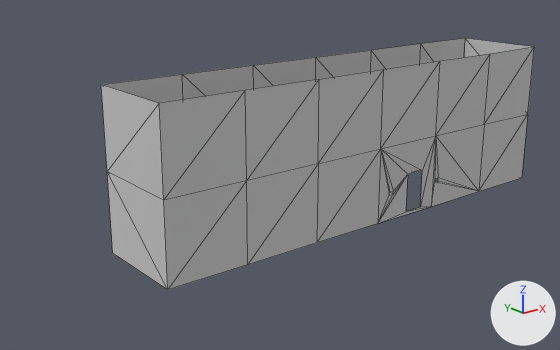
The FBX model unity_sudemon/Assets/Object/1st_wall.FBX, before and after one commit.
Rendered twice from a 50 mm lens placed at (-24.93, -48.72, 14.37), pointed at (-1.35, -19.24, 2.58). Arrows for +X, +Y and +Z are at lower right; the lights stay in place. Mesh edges are drawn as thin lines. Where no turn or scale is listed for an object, it has been applied to the vertices.

Script lines for the objects in view, before the commit:
```python
me_mesh = bpy.data.meshes.new('Mesh')
me_mesh.from_pydata(...)  # 70 vertices, 100 faces; spans x -10.0..15.0, y -22.5..-17.5, z 0.0..8.0
me_mesh.materials.append(mat_08___default)  # its picture is missing
ob_wall = bpy.data.objects.new('wall', me_mesh)
ob_wall.location = (0.0, 0.0, 0.0)
```
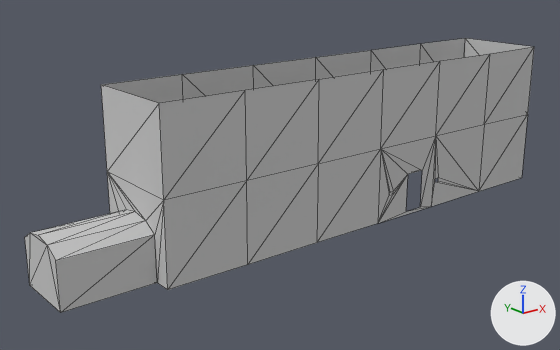
What differs and where, as boxes (x1, y1, x2, y2) in the pictures (560 x 350 px):
'wall', reshaped (18% wider, 9% taller)
    before: (101, 38, 534, 290)
    after: (25, 38, 534, 312)
part 1 of me_mesh, built on
    before: (107, 172, 168, 290)
    after: (25, 172, 168, 312)

The change, as a diff of the scene's bpy script:
```diff
--- a/unity_sudemon/Assets/Object/1st_wall.FBX.py
+++ b/unity_sudemon/Assets/Object/1st_wall.FBX.py
@@ me_mesh @@
 # used by ob_wall; location = (0.0, 0.0, 0.0)
-me_mesh.from_pydata(...)  # 70 vertices, 100 faces; spans x -10.0..15.0, y -22.5..-17.5, z 0.0..8.0
+me_mesh.from_pydata(...)  # 84 vertices, 126 faces; spans x -14.4..15.0, y -22.5..-17.5, z 0.0..8.0
+# me_mesh part 1
+# 2 faces are deleted
+# 7 vertices are added at x -14.4, y -21.6..-18.4, z 0.0..2.8
+# 7 new vertices lie (4.4, 0.0, 0.0) away from vertices in x -14.4, y -21.6..-18.4, z 0.0..2.8
+# 28 new faces join them
 me_mesh.materials.append(mat_08___default)
```
